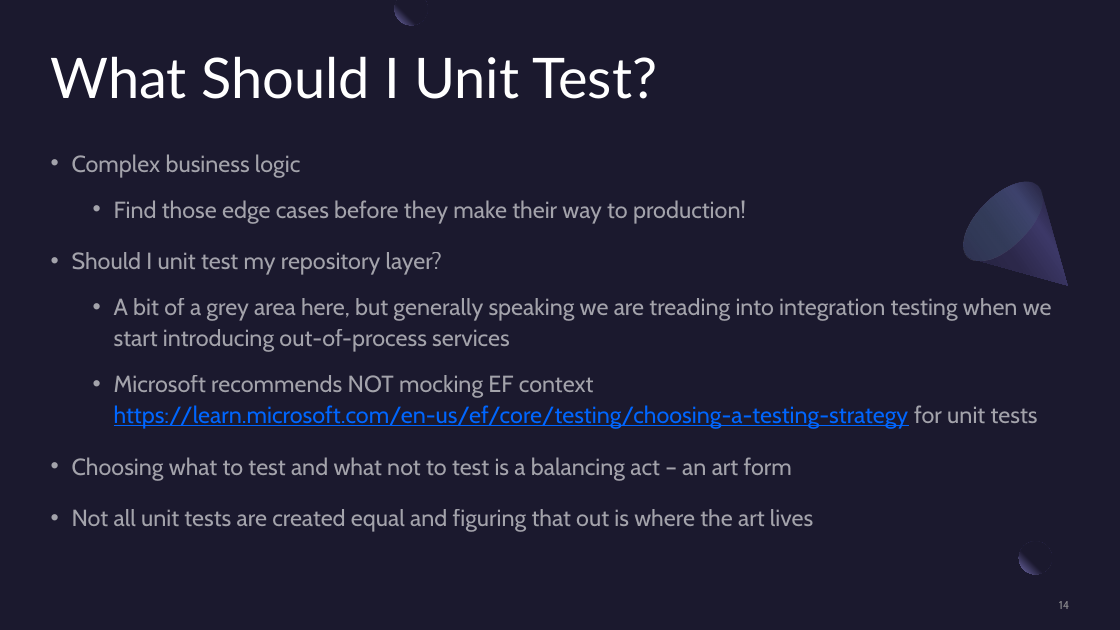
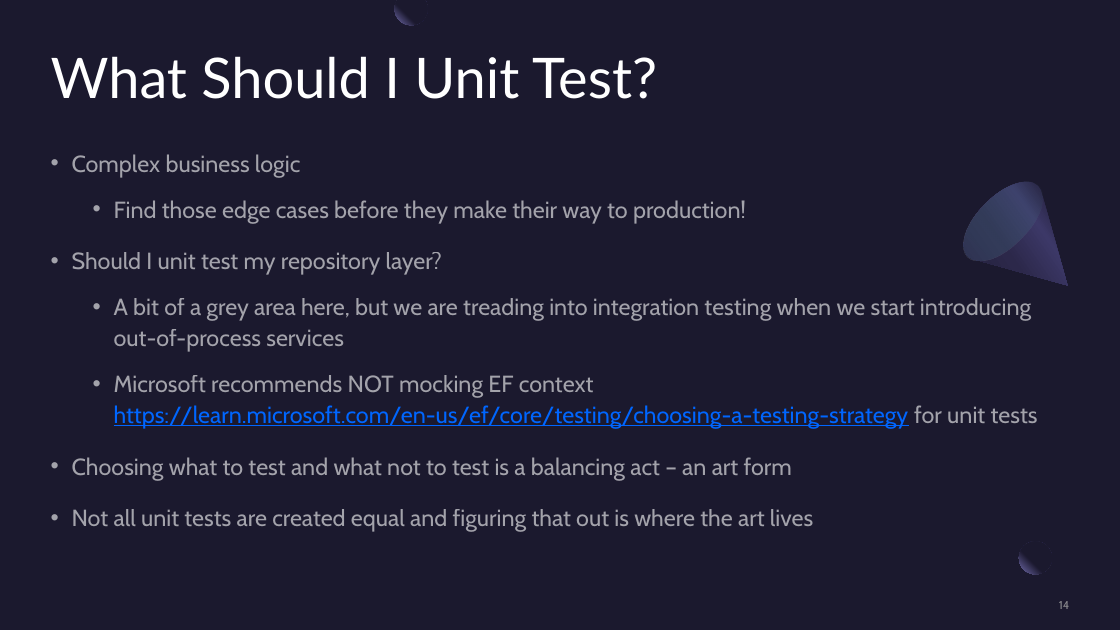
Before and after one commit to Three97/UnitTestingPresentation, a slide deck: slide 14 of PowerPoint/UnitTestingInCSharp.pptx. Drawn at 1120x630 pixels with LibreOffice and Linux fonts; fonts in the diff are those of the drawing. Boxes give left, top, right and bottom in pixels: in the first picture for what was removed or moved away, otherwise in the second. Text is boxed around its words. In the diff, an @@ line names an element or a change of style, - is before the commit and + after.

Commit message:
corrects some issues with unit test names;

```diff
--- a/PowerPoint/UnitTestingInCSharp.pptx
+++ b/PowerPoint/UnitTestingInCSharp.pptx
@@ text at box(114, 298, 1031, 352): text changed @@
-  • A bit of a grey area here, but generally speaking we are treading into integration testing when we start introducing out-of-process services
+  • A bit of a grey area here, but we are treading into integration testing when we start introducing out-of-process services
```
Also in this commit, not shown: 3 other files.
